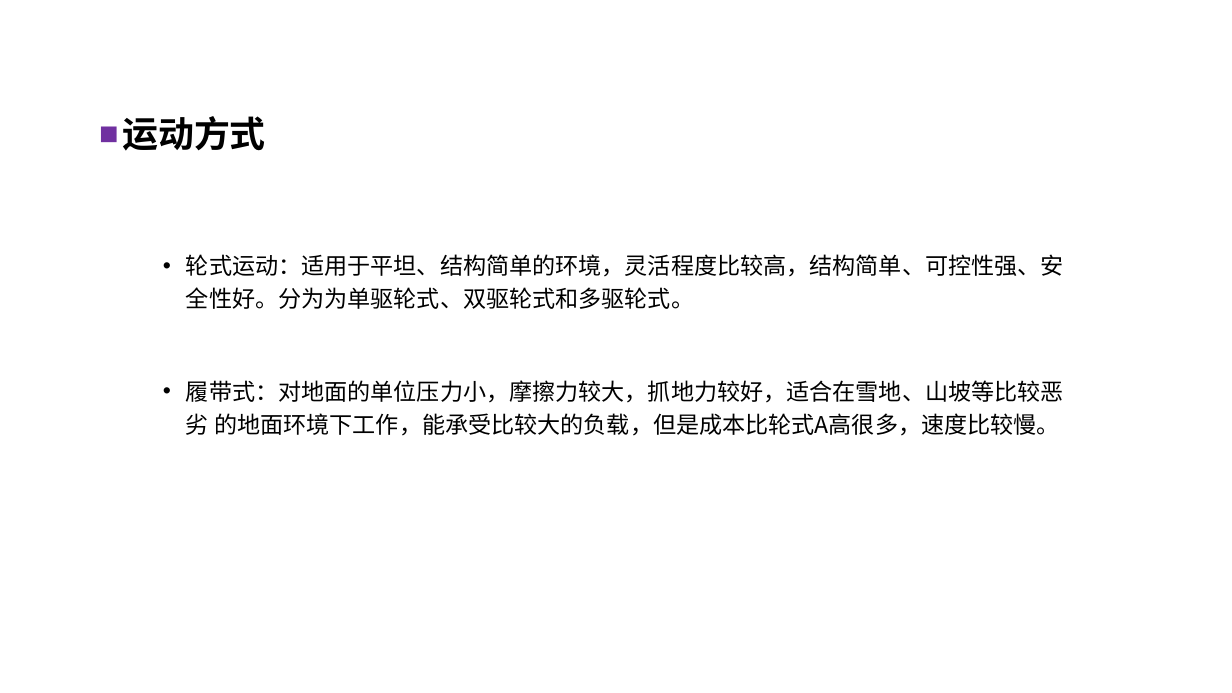
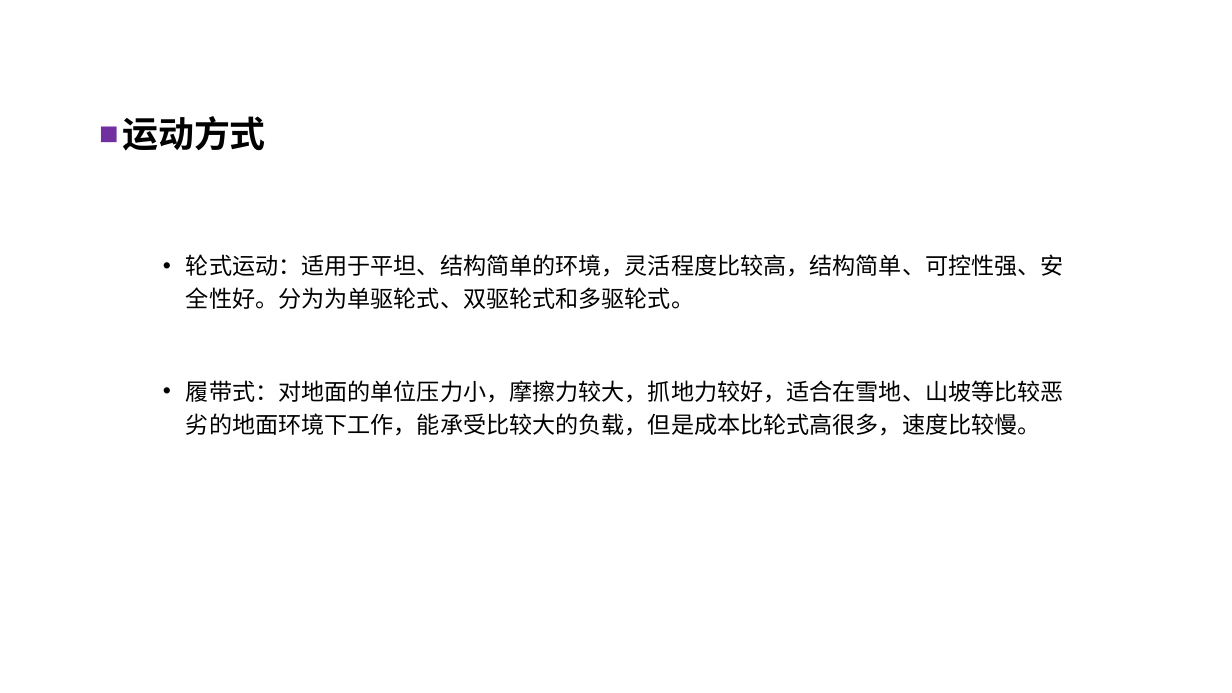
Before and after one commit to QiuYi111/AutonomousCar-, a slide deck: slide 5 of LiteratureReview/ppt/自主移动车原型设计.pptx. Drawn at 1232x693 pixels with LibreOffice and Linux fonts; fonts in the diff are those of the drawing; background and template pictures are left out. Boxes give left, top, right and bottom in pixels: in the first picture for what was removed or moved away, otherwise in the second. Text is boxed around its words. In the diff, an @@ line names an element or a change of style, - is before the commit and + after.

```diff
--- a/LiteratureReview/ppt/自主移动车原型设计.pptx
+++ b/LiteratureReview/ppt/自主移动车原型设计.pptx
@@ text at bbox=[186, 380, 1064, 436]: text changed @@
-• 履带式：对地面的单位压力小，摩擦力较大，抓地力较好，适合在雪地、山坡等比较恶劣 的地面环境下工作，能承受比较大的负载，但是成本比轮式A高很多，速度比较慢。
+• 履带式：对地面的单位压力小，摩擦力较大，抓地力较好，适合在雪地、山坡等比较恶劣的地面环境下工作，能承受比较大的负载，但是成本比轮式高很多，速度比较慢。
```
Also in this commit, not shown: 25 other slides changed, 3 slides added, 3 slides removed, 1 other file.
